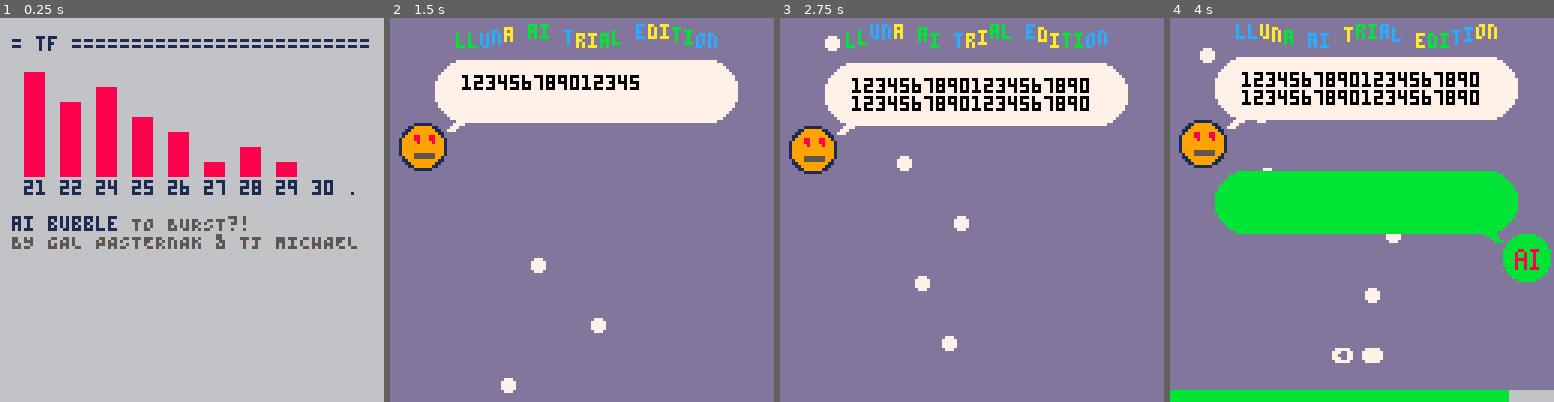
Above: before the commit, frames 1-4 (left to right).
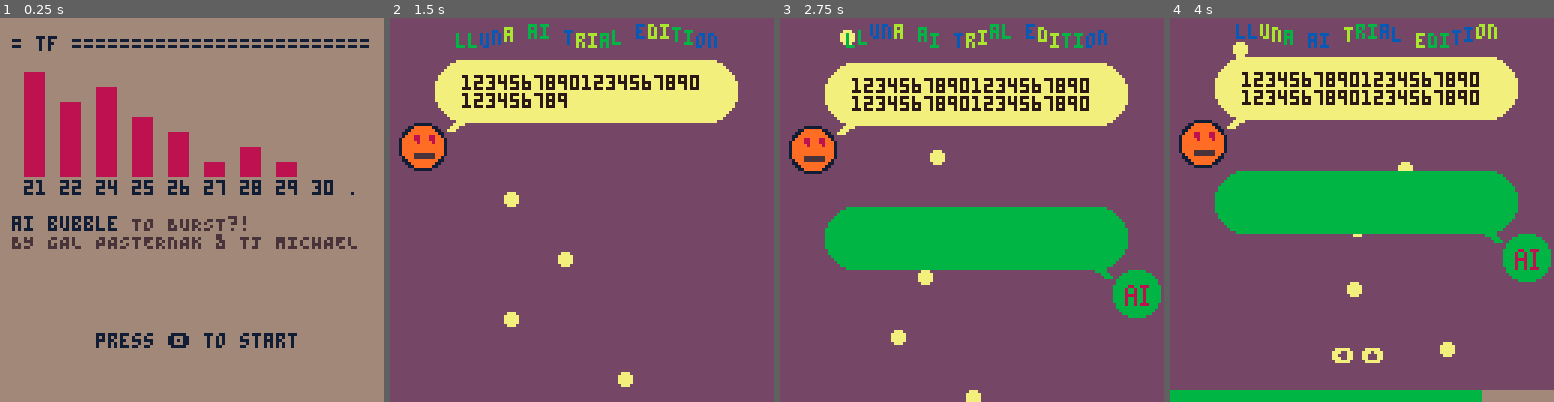
Above: after the commit, the same moments.

Repository: galman33/ggj2025
Game: PICO-8 cartridge ggj2025.p8
The game is run twice, just before and just after one commit, with the same random seed, the same clock (stepped at 60 frames per second) and the same inputs.
Inputs:
- Up to frame 1 (0.25 s): no input
- Up to frame 2 (1.5 s): tap X (X key) at 0.33, 1.07 s; tap O (Z key) at 0.7 s
- Up to frame 3 (2.75 s): hold Right 1.6-2.1 s; tap O (Z key) at 1.7, 2.1, 2.5 s; tap X (X key) at 1.85 s; hold Up 2.15-2.42 s; hold Right from 2.47 s (still down)
- Up to frame 4 (4 s): tap O (Z key) at 2.9, 3.3, 3.7 s; tap X (X key) at 2.97 s; release Right at 3.03 s; hold Left 3.08-3.58 s; hold Down 3.63-3.97 s

The runs differ from the first frame. In frame 1, 100% of the frame differs, in the area x 0-100%, y 0-100%; in frame 2, 100%; in frame 3, 100%; in frame 4, 100%.

Commit message:
New menu

Diff:
--- a/main.lua
+++ b/main.lua
@@ -33,6 +33,8 @@
 bubble2_sound_playing = false
 
 function _init()
+    init_menu()
+
     music(0, 0, 1)
 
     reset_question()
--- a/menu.lua
+++ b/menu.lua
@@ -7,7 +7,7 @@
 end
 
 function update_menu()
-    if btnp(🅾️) then
+    if btnp(🅾️) or btn(❎) then
         is_on_menu = false
     end
 end
@@ -29,4 +29,8 @@
     y=y+6;?" TO BURST?!",print(" ai bubble",0,y,1),y,133
     y=y+6;?" BY GAL PASTERNAK & TJ MICHAEL  ",0,y
     y=y+6;?"                                ",0,y
+
+    if flr((t() * 2) % 2) == 0 then
+        print("press 🅾️ to start", 32, 105, 1)
+    end
 end
